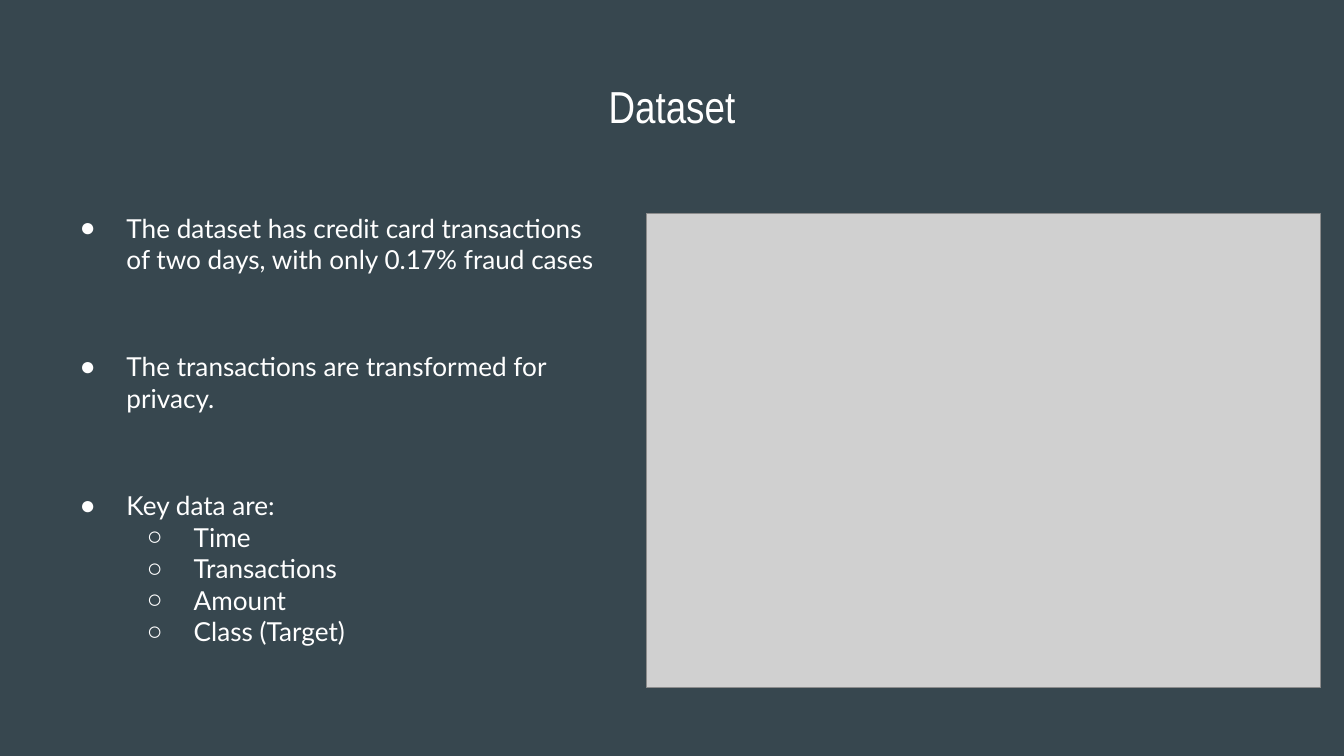
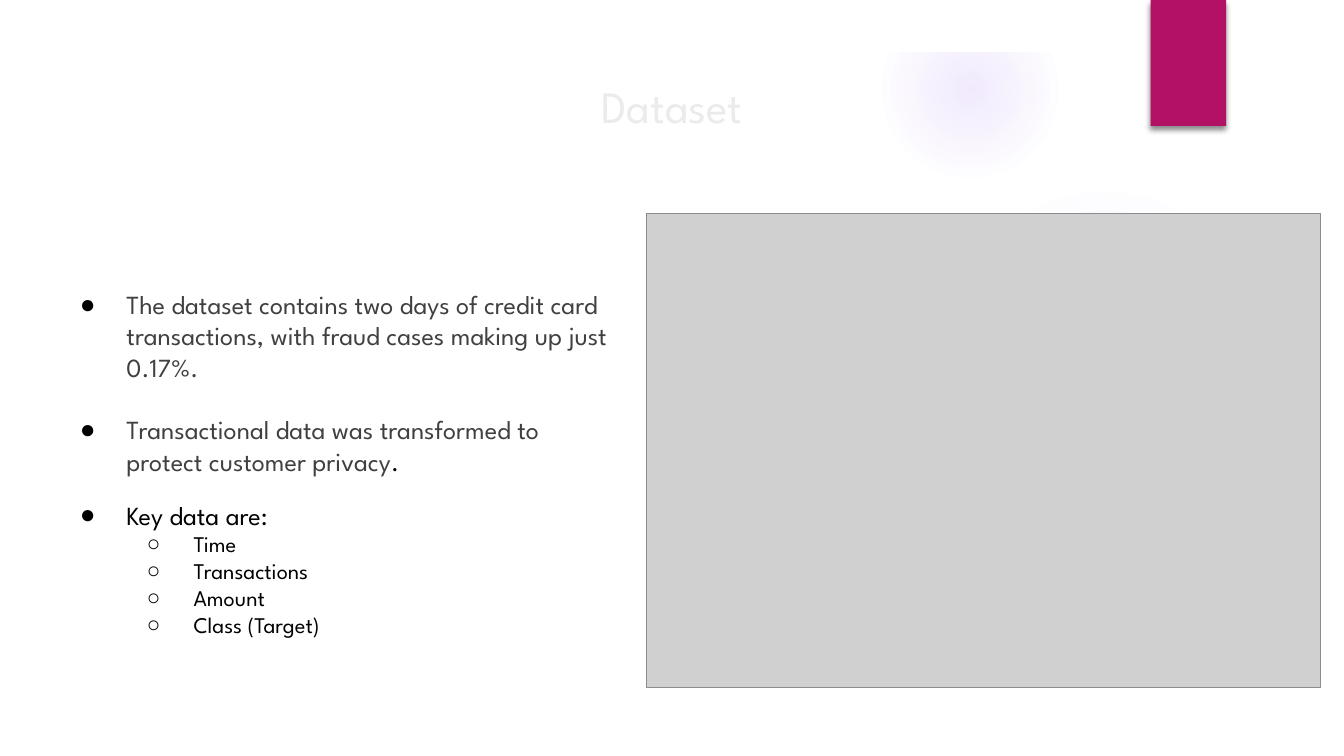
Before and after one commit to gbauer-at-sandiego-edu/AAI-510_Group_7, a slide deck: slide 5 of Credit Card Fraud Detection.pptx. Drawn at 1344x756 pixels with LibreOffice and Linux fonts; fonts in the diff are those of the drawing; grey boxes stand for pictures; background and template pictures are left out. Boxes give left, top, right and bottom in pixels: in the first picture for what was removed or moved away, otherwise in the second. Text is boxed around its words. In the diff, an @@ line names an element or a change of style, - is before the commit and + after.

```diff
--- a/Credit Card Fraud Detection.pptx
+++ b/Credit Card Fraud Detection.pptx
@@ background #37474F to picture (left out) @@
@@ group added at [0, 0, 1344, 756]: 5 ellipses, 3 freeform shapes @@
@@ rectangle added at [1150, 0, 1226, 126], fill #B31166 @@
@@ title "Dataset" at [172, 296, 253, 315]: font Arial Narrow to League Spartan, text colour #FFFFFF to #EBEBEB @@
@@ text "The dataset contains two days ...": place and size @@
-text "The dataset contains two days ..." at [126, 218, 593, 646]
+text "The dataset contains two days ..." at [126, 295, 607, 638]
@@ text at [126, 295, 607, 477]: text changed; font Lato to League Spartan; text colour #FFFFFF to #404040 @@
-● The dataset has credit card transactions of two days, with only 0.17% fraud cases
-● The transactions are transformed for privacy.
+● The dataset contains two days of credit card transactions, with fraud cases making up just 0.17%.
+● Transactional data was transformed to protect customer privacy.
@@ text at [126, 507, 320, 638]: font Lato to League Spartan, text colour #FFFFFF to #000000 in "Key data are:", "Time", "Transactions", "Amount" and 1 more places; size 14 to 12 pt in "Time", "Transactions", "Amount", "Class (Target)"; bullet colour #FFFFFF to #000000 @@
```
Also in this commit, not shown: 8 other slides changed, 2 slides added, 2 slides removed.
